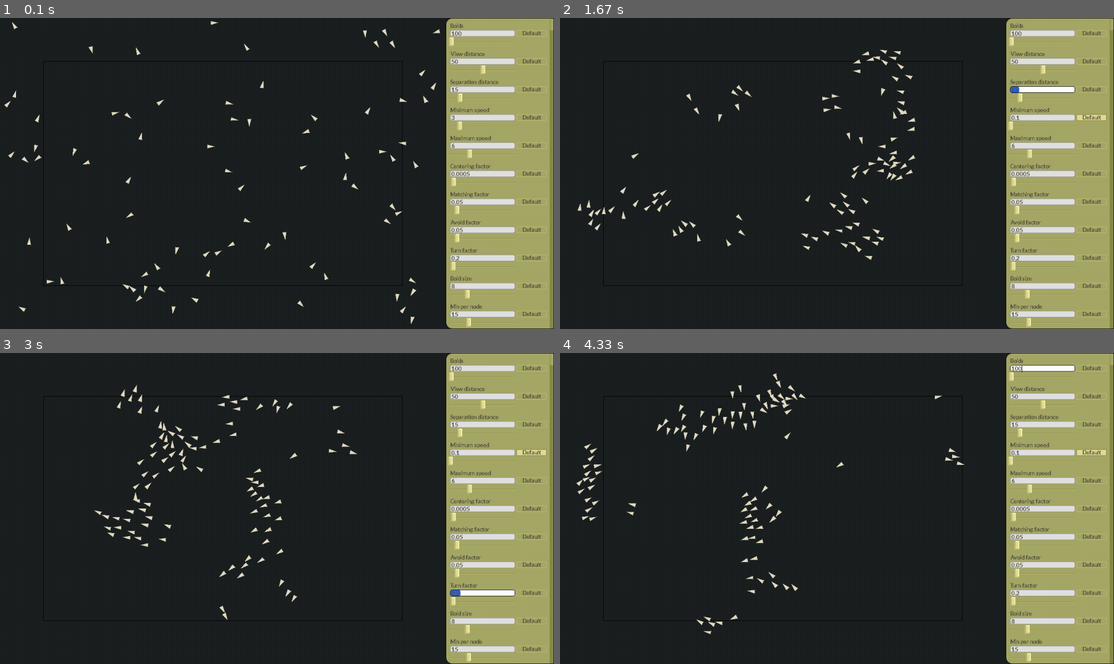
Above: before the commit, frames 1-4 (two rows, left to right).
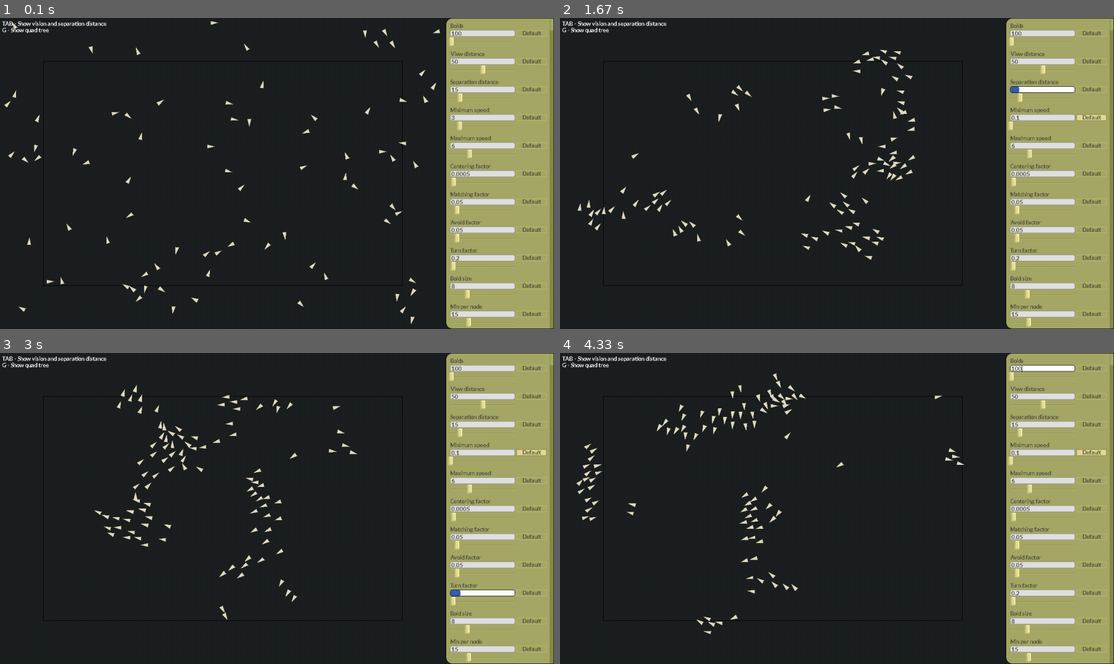
Above: after the commit, the same moments.

Repository: Peter-Vanderhyde/Boid-Simulation
Game: pygame game, started from main.py
Same seed, same stepped clock (60 frames per second), same inputs: the game is played once before the commit and once after it.
Inputs (mouse positions are in pixels of both pictures, inside the frame that each line leads up to):
- Up to frame 1 (0.1 s): no input
- Up to frame 2 (1.67 s): press the mouse at (1041, 126) at 0.37 s; move the mouse to (925, 105) at 0.47 s; release the mouse at (814, 89) at 0.6 s; press the mouse at (1041, 61) at 0.7 s; move the mouse to (842, 161) at 0.8 s; release the mouse at (643, 263) at 0.93 s; hold Right 1-1.47 s; click "15" at 1.55 s
- Up to frame 3 (3 s): hold Right 1.83-2.3 s; click "Default" at 2.38 s; press the mouse at (481, 592) at 2.7 s; move the mouse to (288, 492) at 2.8 s; release the mouse at (94, 393) at 2.93 s
- Up to frame 4 (4.33 s): hold Right 3-3.63 s; click "100" at 3.72 s; hold Right from 4 s (still down)

The runs differ from the first frame. In frame 1, 0.2% of the frame differs, in the area x 0-20%, y 0-5%; in frame 2, 0.2%; in frame 3, 0.2%; in frame 4, 0.2%.

Commit message:
Show text for buttons

Diff:
--- a/canvas.py
+++ b/canvas.py
@@ -24,6 +24,10 @@
         self.tree = None
         self.show_circles = False
         self.show_grid = False
+        self.infos = self.create_info(["TAB - Show vision and separation distance", "G - Show quad tree"],
+                                     "calibri",
+                                     15,
+                                     (255, 255, 255))
 
     def create_sidebar(self, width, margins=(0, 0), bg_color=(100, 100, 100), text_color=(0, 0, 0), slider_color=(150, 150, 150)):
         def check(color):
@@ -38,11 +42,20 @@
         self.active_area = ((margin, margin),
                     (self.width - width - margin * 2, self.height - margin * 2))
 
+    def create_info(self, info_texts, font_name, size, color):
+        infos = []
+        for index, text in enumerate(info_texts):
+            infos.append(gui.Text(text, font_name, size, color, Vector(5, 5 + size * index)))
+
+        return infos
+
     def draw(self, boids):
         self.draw_background()
         self.draw_boids(boids)
         if self.sidebar:
             self.sidebar.draw()
+
+        self.draw_info()
 
     def draw_background(self):
         """Fills the screen with the background color and draws a square for the active area."""
@@ -79,6 +92,10 @@
                 pygame.draw.circle(self.screen, (150, 255, 150), list(boid.position), self.settings["view distance"]["value"], 1)
                 pygame.draw.circle(self.screen, (255, 150, 150), list(boid.position), self.settings["separation distance"]["value"], 1)
 
+    def draw_info(self):
+        for info in self.infos:
+            info.draw(self.screen)
+
     def get_events(self):
         """Check every window event."""
 
--- a/gui.py
+++ b/gui.py
@@ -211,7 +211,7 @@
         self.height = prop_y_margins * 2 + self.title.rect.height + self.textbox.rect.height + 4
 
     def create_title(self, top_left):
-        title = Text(self, self.name.capitalize(), self.font_name, 15, self.text_color, top_left)
+        title = Text(self.name.capitalize(), self.font_name, 15, self.text_color, top_left)
         self.title = title
 
     def create_textbox(self, top_left):
@@ -263,7 +263,7 @@
         self.button_accents = button_accents
         self.rect = Rect(0, 0, width, height)
         self.rect.midleft = mid_left
-        self.text = Text(self, "Default", font_name, height, text_color, self.rect.topleft)
+        self.text = Text("Default", font_name, height, text_color, self.rect.topleft)
         self.text.rect.center = self.rect.center
         self.active = False
 
@@ -288,7 +288,7 @@
     def __init__(self, parent, value, font_name, width, height, top_left, text_color):
         self.parent = parent # Links to parent Property so the textbox can affect the slider
         self.value = value
-        self.text = Text(self, str(value), font_name, height, text_color, top_left)
+        self.text = Text(str(value), font_name, height, text_color, top_left)
         self.width = width
         self.height = height
         self.top_left = top_left
@@ -450,8 +450,7 @@
 class Text:
     """A text GUI element that can be positioned on the screen to show any text."""
 
-    def __init__(self, parent, text, font_name, size, color, top_left):
-        self.parent = parent # A link to the parent in the case that a textbox uses this text
+    def __init__(self, text, font_name, size, color, top_left):
         self.text = text
         self.font_name = font_name
         self.size = size
